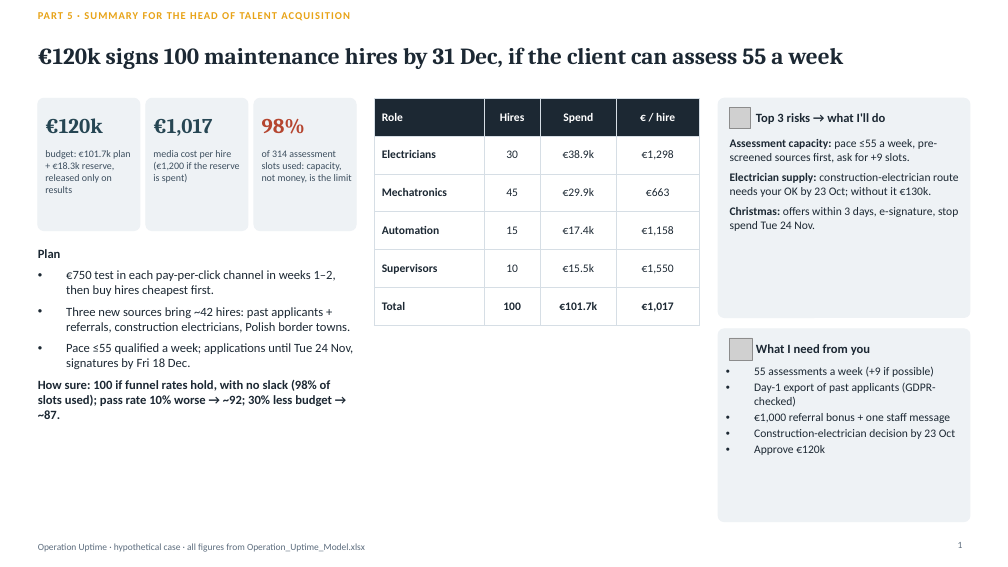
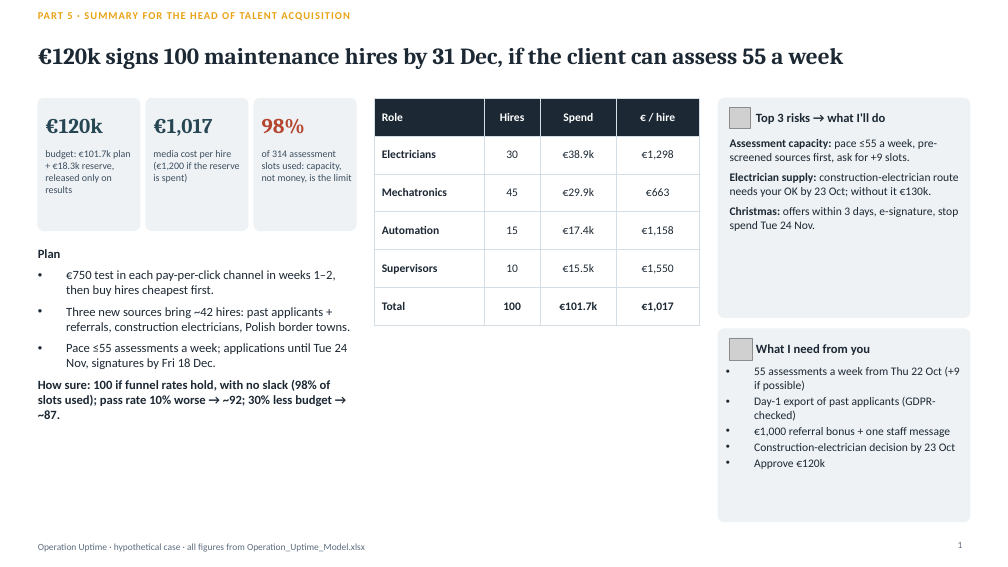
Before and after one commit to Anurag160596/haystack, a slide deck: slide 1 of operation_uptime/Operation_Uptime_Deck.pptx. Drawn at 1008x567 pixels with LibreOffice and Linux fonts; fonts in the diff are those of the drawing; grey boxes stand for pictures. Boxes give left, top, right and bottom in pixels: in the first picture for what was removed or moved away, otherwise in the second. Text is boxed around its words. In the diff, an @@ line names an element or a change of style, - is before the commit and + after.

```diff
--- a/operation_uptime/Operation_Uptime_Deck.pptx
+++ b/operation_uptime/Operation_Uptime_Deck.pptx
@@ text at [66,343,348,369]: text changed @@
-• Pace ≤55 qualified a week; applications until Tue 24 Nov, signatures by Fri 18 Dec.
+• Pace ≤55 assessments a week; applications until Tue 24 Nov, signatures by Fri 18 Dec.
@@ text at [754,367,960,391]: text changed @@
-• 55 assessments a week (+9 if possible)
+• 55 assessments a week from Thu 22 Oct (+9 if possible)
```
Also in this commit, not shown: 4 other slides changed, 6 other files.
